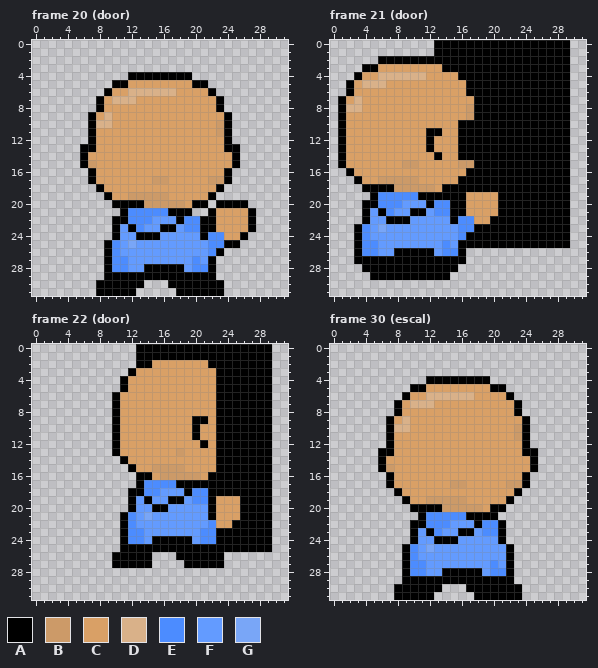
Pixel-art file -- item/PFI/rapper.aseprite. That is the earlier state.
32x32 pixels, 34 frames. Colours within 5 levels of each other are drawn and written as one. Shown: frame 20 (door), frame 21 (door), frame 22 (door), frame 30 (escal). The commit also changed other frames, which this record leaves out.
Visible layers, top first: "all 2/loading bar", "all 2/+ heal" screen, "all 2/filter heal" opacity 37% screen, "all 2/head Copy", "all 2/mid", "all 2/bottom", "door/Layer 5", "door/bottom Copy", "door/head Copy Copy", "door/Layer 4".
Palette (. is transparent): A #000000  B #cc9a68  C #d9a066  D #d9b189  E #4c8cff  F #639bff  G #79a6f7
Pixels before, frame 20 (door), first column x 6:
 4 ......AAAAAAAA........
 5 ....AACCCCCCCCAA......
 6 ...ACCDDDDDDCCCCA.....
 7 ..ACDDDCCCCCCCCCCA....
 8 ..ACCCCCCCCCCCCCCA....
 9 .ACDCCCCCCCCCCCCCCA...
10 .ADDCCCCCCCCCCCCCBA...
11 .ACCCCCCCCCCCCCCCBA...
12 .ACCCCCCCCCCCCCCCCA...
13 AACCCCCCCCCCCCCCCCAA..
14 ACCCCCCCCCCCCCCCCCCA..
15 ABCCCCCCCCCCCCCCCCCA..
16 .ACCCCCCCCCCCCCCCCA...
17 .ACCCCCCCBBCCCCCBBA...
18 ..ACCCCCCCCCCCCCCA....
19 ...ACCBBBBBCCCCCA.....
20 ....AAAABBBBBCAA.AAAA.
21 .....AEEEEEAAA..ACCCCA
22 ....AAEEEFFFAEEAACCCCA
23 ....AFAEFFAAFEEAACCCCA
24 ....AFFAAAFFFFFAEECCA.
25 ...AEFGFFFFFFFFFEEAA..
26 ...AEFFFFFFFFFFFEA....
27 ...AEEFFFFFFFFEFA.....
28 ...AEEFFAAAAAFEEA.....
29 ...AAAAAAAAAAAAAA.....
30 ..AAAAAA...AAAAAAA....
31 ..AAAAA.....AAAAAA....
Pixels before, frame 21 (door), first column x 1:
 0 ............AAAAAAAAAAAAAAAAA
 1 ............AAAAAAAAAAAAAAAAA
 2 .....AAAAAAAAAAAAAAAAAAAAAAAA
 3 ...AACCCCCCCCAAAAAAAAAAAAAAAA
 4 ..ACCDDDDDDCCCCAAAAAAAAAAAAAA
 5 .ACDDDCCCCCCCCCCAAAAAAAAAAAAA
 6 .ACCCCCCCCCCCCCCAAAAAAAAAAAAA
 7 ACDCCCCCCCCCCCCCCAAAAAAAAAAAA
 8 ADDCCCCCCCCCCCCCBAAAAAAAAAAAA
 9 ACCCCCCCCCCCCCCCBAAAAAAAAAAAA
10 ACCCCCCCCCCCCCCAAAAAAAAAAAAAA
11 ACCCCCCCCCCAACCAAAAAAAAAAAAAA
12 ACCCCCCCCCCACCCAAAAAAAAAAAAAA
13 ACCCCCCCCCCACCCAAAAAAAAAAAAAA
14 ACCCCCCCCCCCACCAAAAAAAAAAAAAA
15 ACCCCCCCBBCCCCCBBAAAAAAAAAAAA
16 .ACCCCCCCCCCCCCCAAAAAAAAAAAAA
17 ..ACCBBBBBCCCCCAAAAAAAAAAAAAA
18 ...AAAABBBBBCAAAAAAAAAAAAAAAA
19 ....AEEEEEAAAAAACCCCAAAAAAAAA
20 ...AAEEEFFFAEEAACCCCAAAAAAAAA
21 ...AFAEFFAAFEEAACCCCAAAAAAAAA
22 ...AFFAAAFFFFFAEECCAAAAAAAAAA
23 ..AEFGFFFFFFFFFEEAAAAAAAAAAAA
24 ..AEFFFFFFFFFFFEAAAAAAAAAAAAA
25 ..AEEFFFFFFFFEFAAAAAAAAAAAAAA
26 ..AEEFFAAAAAFEEA.............
27 ..AAAAAAAAAAAAAA.............
28 ...AAAAAAAAAAAA..............
29 ....AAAAAAAAAA...............
Pixels before, frame 22 (door), first column x 10:
 0 ...AAAAAAAAAAAAAAAAA
 1 ...AAAAAAAAAAAAAAAAA
 2 ...AACCCCCCCAAAAAAAA
 3 ..ACCCCCCCCCCAAAAAAA
 4 .ACCCCCCCCCCCAAAAAAA
 5 .ACCCCCCCCCCCAAAAAAA
 6 ACCCCCCCCCCCCAAAAAAA
 7 ACCCCCCCCCCCCAAAAAAA
 8 ACCCCCCCCCCCCAAAAAAA
 9 ACCCCCCCCCAACAAAAAAA
10 ACCCCCCCCCACCAAAAAAA
11 ACCCCCCCCCACCAAAAAAA
12 ACCCCCCCCCCACAAAAAAA
13 ACCCCCCCBCCCCAAAAAAA
14 .ACCCCCCCCCCCAAAAAAA
15 ..ACCBBBBCCCCAAAAAAA
16 ...AACBBBBBCAAAAAAAA
17 ...AEEEEAAAAAAAAAAAA
18 ..AAEEFFFAEEAAAAAAAA
19 ..AFAFFAAFEEACCCAAAA
20 ..AFFAAFFFFFACCCAAAA
21 .AEFGFFFFFFFACCCAAAA
22 .AEFFFFFFFFFECCAAAAA
23 .AEEFFFFFFFEEAAAAAAA
24 .AEEFAAAAAFEEAAAAAAA
25 .AAAAAAAAAAAAAAAAAAA
26 AAAAA...AAAAAA......
27 AAAAA....AAAAA......
Pixels before, frame 30 (escal), first column x 6:
 4 ......AAAAAAAA......
 5 ....AACCCCCCCCAA....
 6 ...ACCDDDDDDCCCCA...
 7 ..ACDDDCCCCCCCCCCA..
 8 ..ACCCCCCCCCCCCCCA..
 9 .ACDCCCCCCCCCCCCCCA.
10 .ADDCCCCCCCCCCCCCBA.
11 .ACCCCCCCCCCCCCCCBA.
12 .ACCCCCCCCCCCCCCCCA.
13 AACCCCCCCCCCCCCCCCAA
14 ACCCCCCCCCCCCCCCCCCA
15 ABCCCCCCCCCCCCCCCCCA
16 .ACCCCCCCCCCCCCCCCA.
17 .ACCCCCCCBBCCCCCBBA.
18 ..ACCCCCCCCCCCCCCA..
19 ...ACCBBBBBCCCCCA...
20 ....AAAABBBBBCAA....
21 .....AEEEEEAAAA.....
22 ....AAEEEFFFAEEA....
23 ....AFAEFFAAFEEA....
24 ....AFFAAAFFFFFA....
25 ...AEFGFFFFFFFFFA...
26 ...AEFFFFFFFFFFFA...
27 ...AEEFFFFFFFFEFA...
28 ...AEEFFAAAAAFEEA...
29 ...AAAAAAAAAAAAAA...
30 ..AAAAAA...AAAAAAA..
31 ..AAAAA.....AAAAAA..
The same view after the edit:
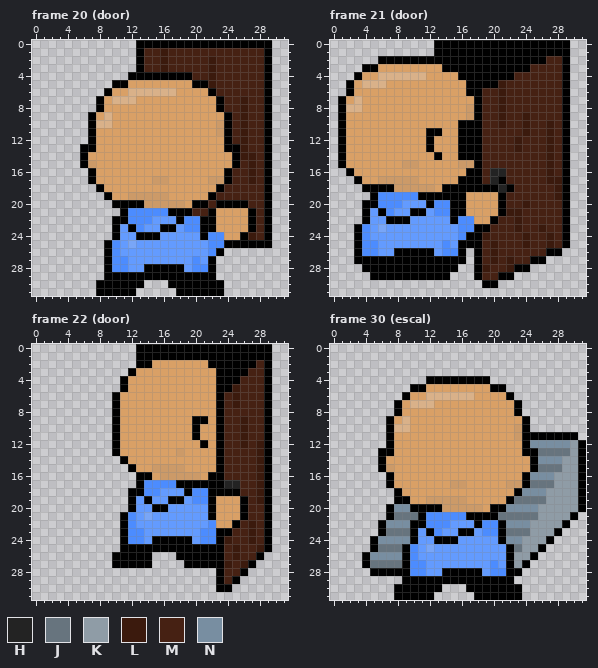
Colours new in this view: H #232323  J #67747e  K #8f9ca6  L #3b1a0d  M #462113  N #788ea1
Difference:
layer "door/door" now shown
Changed rows in their new state; - is an unchanged pixel.
Frame 20 (door), layer "door/door":
first column x 13:
 0 AAAAAAAAAAAAAAAAA
 1 AMMLMMMMMMMMMMMMA
 2 AMMLMMMMMLMMMMMMA
 3 AMMLMMMMMLMMMMMMA
 4 -------MMLMMMMMMA
 5 ---------LMMMMMMA
 6 ----------MMMMMMA
 7 -----------MMLMMA
 8 -----------MMLMMA
 9 ------------MLMMA
10 ------------MLMMA
11 ------------MLMMA
12 ------------MLMMA
13 -------------LMMA
14 -------------LLMA
15 -------------MLMA
16 ------------MMLMA
17 ------------MMLMA
18 -----------MMMMMA
19 ----------MMMMMMA
20 ---------M----MMA
21 -------MM------MA
22 ---------------MA
23 ---------------MA
24 --------------LMA
25 -------------AAAA
Frame 21 (door), layer "door/door":
first column x 18:
 2 ---------MM
 3 -------MMMM
 4 -----MMMMMM
 5 ---LMMMMMMM
 6 -MMLMMMMMMM
 7 -MMLMMMMMMM
 8 -MMLMMMMMMM
 9 -MMLMMLMMMM
10 -MMLMMLMMLM
11 -MMMMMLMMLM
12 -MMMMLMMMLM
13 -MMMMLMMMLM
14 -MMMMMMMMLM
15 -MMMMMMMMLM
16 -MHHMMMMMLM
17 -MH-MMMMMLL
18 ---H-MMMMML
19 ----MMMMMML
20 ----MMLMMMM
21 ----LLMMMMM
22 ---MMLMMMMM
23 --MMMLMMLMM
24 -LMMMMLMMLM
25 -MLMMMLMMLM
26 AMLMMMMMMAA
27 AMLMLMMAA--
28 ALMMLAA----
29 AMMAA------
30 -AA--------
Frame 22 (door), layer "door/door":
first column x 23:
 2 -----M
 3 ----MM
 4 ---MMM
 5 --LMMM
 6 -MLMMM
 7 -MLMMM
 8 -MMMMM
 9 -MMLMM
10 -MMLMM
11 -MMLMM
12 -MMLML
13 -MMMML
14 -MMMML
15 -MMMML
16 -MMMML
17 -HHMML
18 ---MML
19 ----ML
20 ----MM
21 ----MM
22 ---MLM
23 --MMLM
24 -LMMLM
25 -MLMML
26 -MLMMA
27 -LMLA-
28 AMMA--
29 AMA---
30 AA----
Frame 30 (escal), layer "door/door":
first column x 4:
11 ---------------------AAAAAA-
12 ---------------------NNNNNKA
13 ----------------------JJJJKA
14 ----------------------NNNKKA
15 ----------------------JJJKKA
16 ---------------------NNNKKKA
17 ---------------------JJJKKKA
18 --------------------NNNKKKKA
19 ----A--------------JJJJKKKKA
20 ---ANN------------NNNNKKKKKA
21 ---AJJJ----------JJJJJKKKKA-
22 --ANNN------------NNNKKKKA--
23 --AJJJ------------JJJKKKA---
24 -ANNNN------------NNKKKA----
25 -AJJJ--------------JKKA-----
26 ANNNN--------------KKA------
27 AJJJJ--------------KA-------
28 -AAAA--------------A--------
Changed places in both pictures, as pixel boxes (x1, y1, x2, y2):
added: (136, 40, 272, 248)
changed: (474, 56, 562, 288)
changed: (216, 360, 264, 592)
added: (498, 432, 586, 576)
added: (362, 496, 418, 576)
